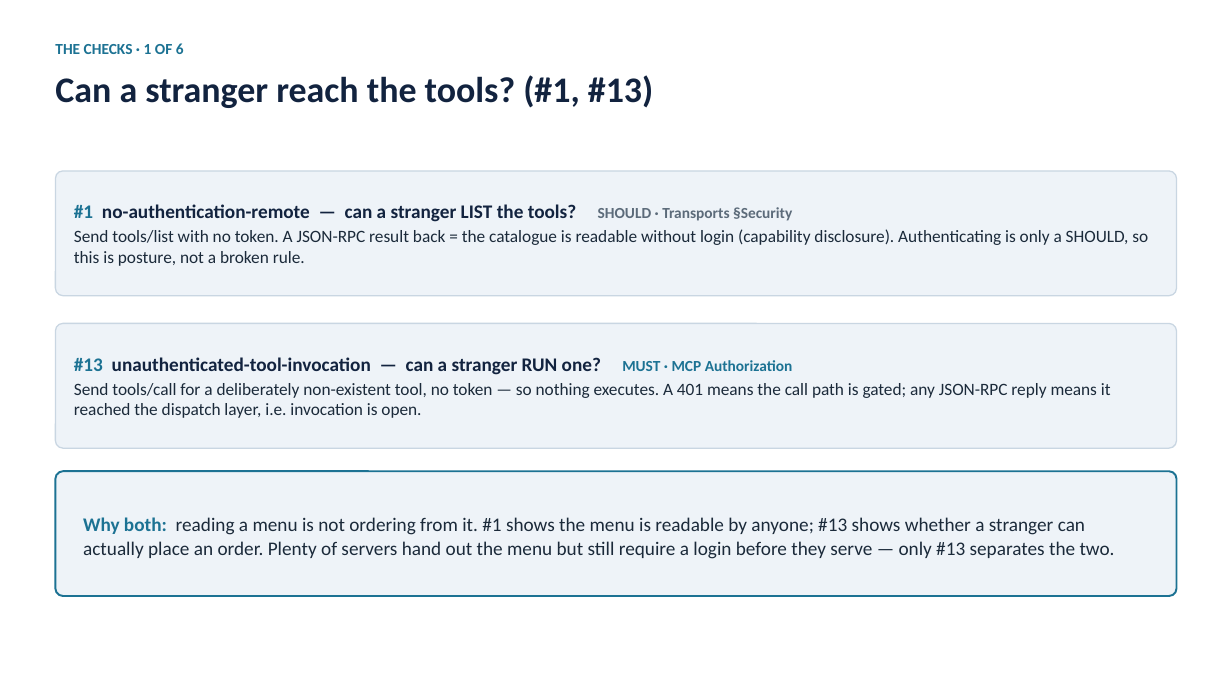
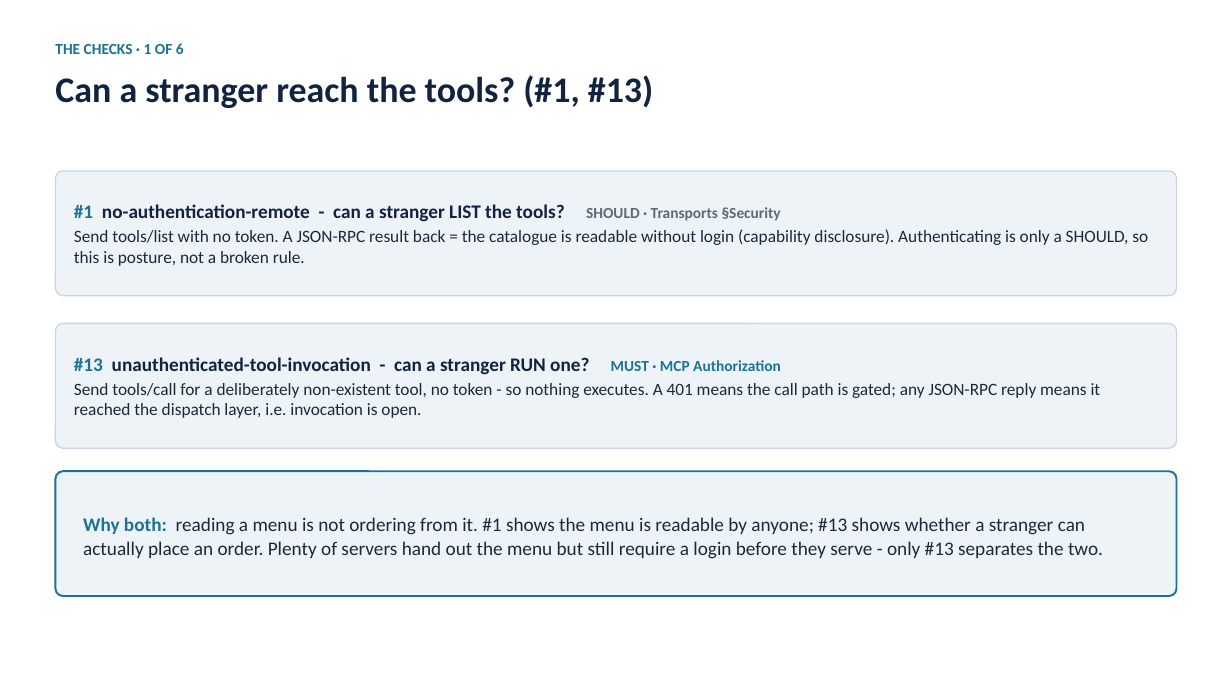
Before and after one commit to yamitkfir/YamAmit-MCP-auth, a slide deck: slide 11 of MCP-auth-slides.pptx. Drawn at 1232x693 pixels with LibreOffice and Linux fonts; fonts in the diff are those of the drawing. Boxes give left, top, right and bottom in pixels: in the first picture for what was removed or moved away, otherwise in the second. Text is boxed around its words. In the diff, an @@ line names an element or a change of style, - is before the commit and + after.

```diff
--- a/MCP-auth-slides.pptx
+++ b/MCP-auth-slides.pptx
@@ text at <box>74,204,781,222</box>: text changed @@
-#1 no-authentication-remote — can a stranger LIST the tools? SHOULD · Transports §Security
+#1 no-authentication-remote - can a stranger LIST the tools? SHOULD · Transports §Security
@@ text at <box>74,357,1101,418</box>: text changed @@
-#13 unauthenticated-tool-invocation — can a stranger RUN one? MUST · MCP Authorization
-Send tools/call for a deliberately non-existent tool, no token — so nothing executes. A 401 means the call path is gated; any JSON-RPC reply means it reached the dispatch layer, i.e. invocation is open.
+#13 unauthenticated-tool-invocation - can a stranger RUN one? MUST · MCP Authorization
+Send tools/call for a deliberately non-existent tool, no token - so nothing executes. A 401 means the call path is gated; any JSON-RPC reply means it reached the dispatch layer, i.e. invocation is open.
@@ text at <box>83,517,1103,559</box>: text changed @@
-Why both: reading a menu is not ordering from it. #1 shows the menu is readable by anyone; #13 shows whether a stranger can actually place an order. Plenty of servers hand out the menu but still require a login before they serve — only #13 separates the two.
+Why both: reading a menu is not ordering from it. #1 shows the menu is readable by anyone; #13 shows whether a stranger can actually place an order. Plenty of servers hand out the menu but still require a login before they serve - only #13 separates the two.
```
Also in this commit, not shown: 26 other slides changed.
